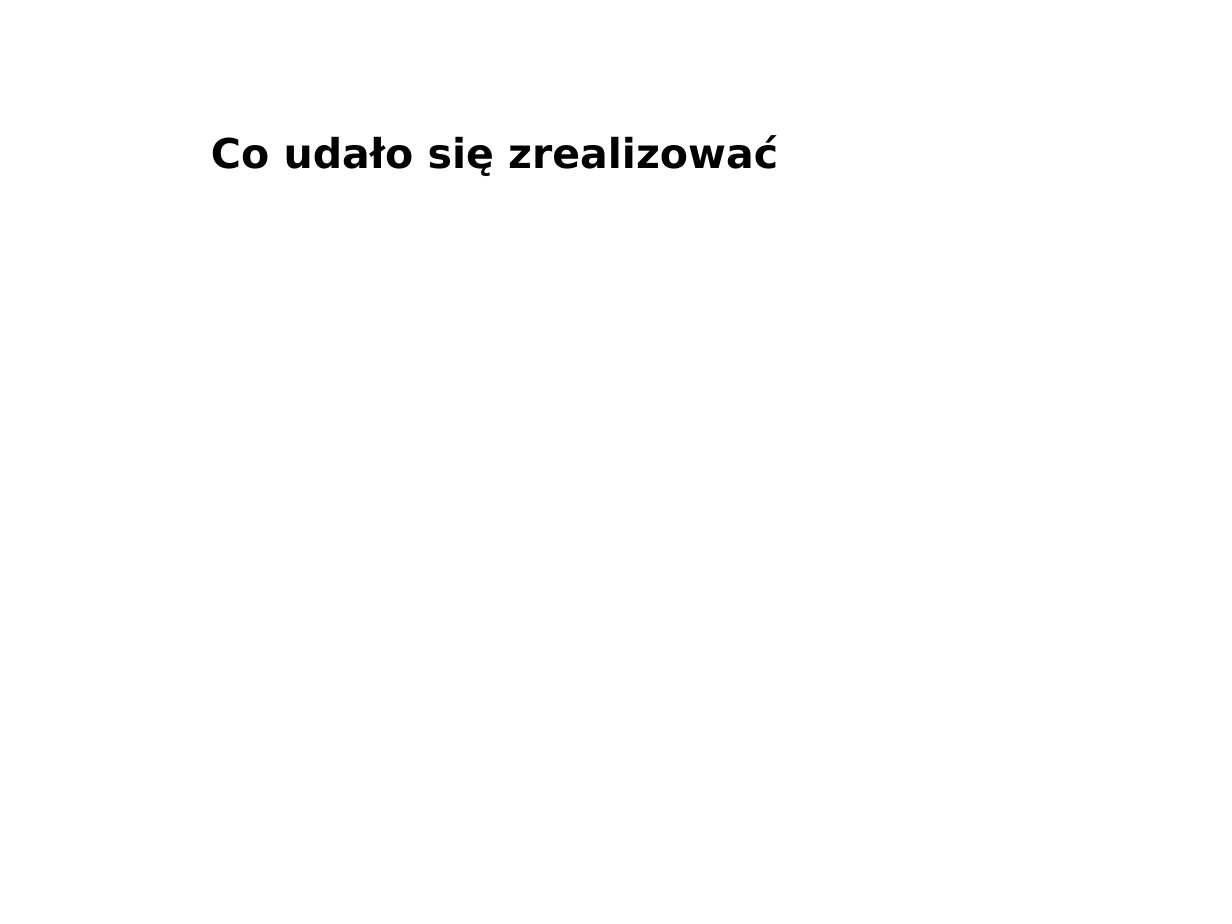
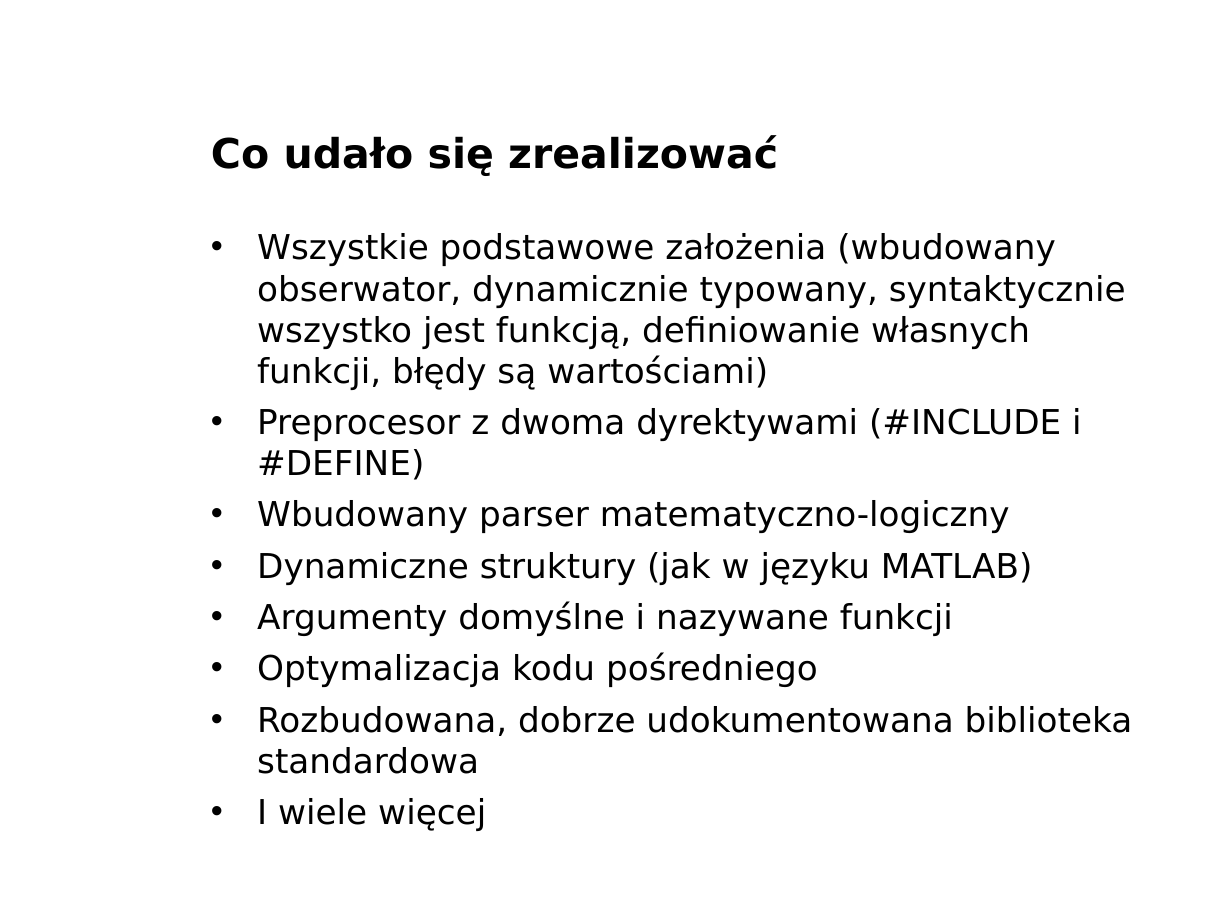
Before and after one commit to bercik/BIO, a slide deck: slide 11 of bsc_thesis/prezentacja_Robert_Cebula.odp (slide 10 before the commit). Drawn at 1232x924 pixels with LibreOffice and Linux fonts; fonts in the diff are those of the drawing; background and template pictures are left out. Boxes give left, top, right and bottom in pixels: in the first picture for what was removed or moved away, otherwise in the second. Text is boxed around its words. In the diff, an @@ line names an element or a change of style, - is before the commit and + after.

```diff
--- a/bsc_thesis/prezentacja_Robert_Cebula.odp
+++ b/bsc_thesis/prezentacja_Robert_Cebula.odp
@@ text added at (x1=257, y1=233, x2=1133, y2=831), 20 pt, text #000000 @@
+• Wszystkie podstawowe założenia (wbudowany obserwator, dynamicznie typowany, syntaktycznie wszystko jest funkcją, definiowanie własnych funkcji, błędy są wartościami)
+• Preprocesor z dwoma dyrektywami (#INCLUDE i #DEFINE)
+• Wbudowany parser matematyczno-logiczny
+• Dynamiczne struktury (jak w języku MATLAB)
+• Argumenty domyślne i nazywane funkcji
+• Optymalizacja kodu pośredniego
+• Rozbudowana, dobrze udokumentowana biblioteka standardowa
+• I wiele więcej
```
Also in this commit, not shown: 2 other slides changed, 8 other files.
